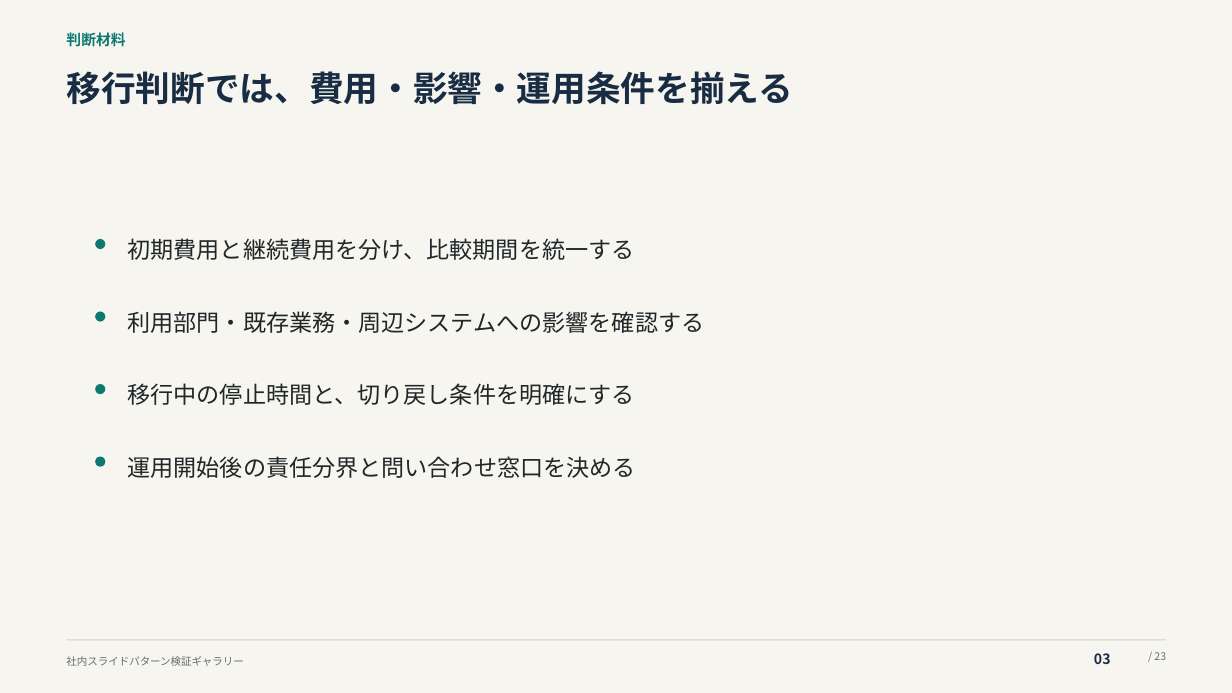
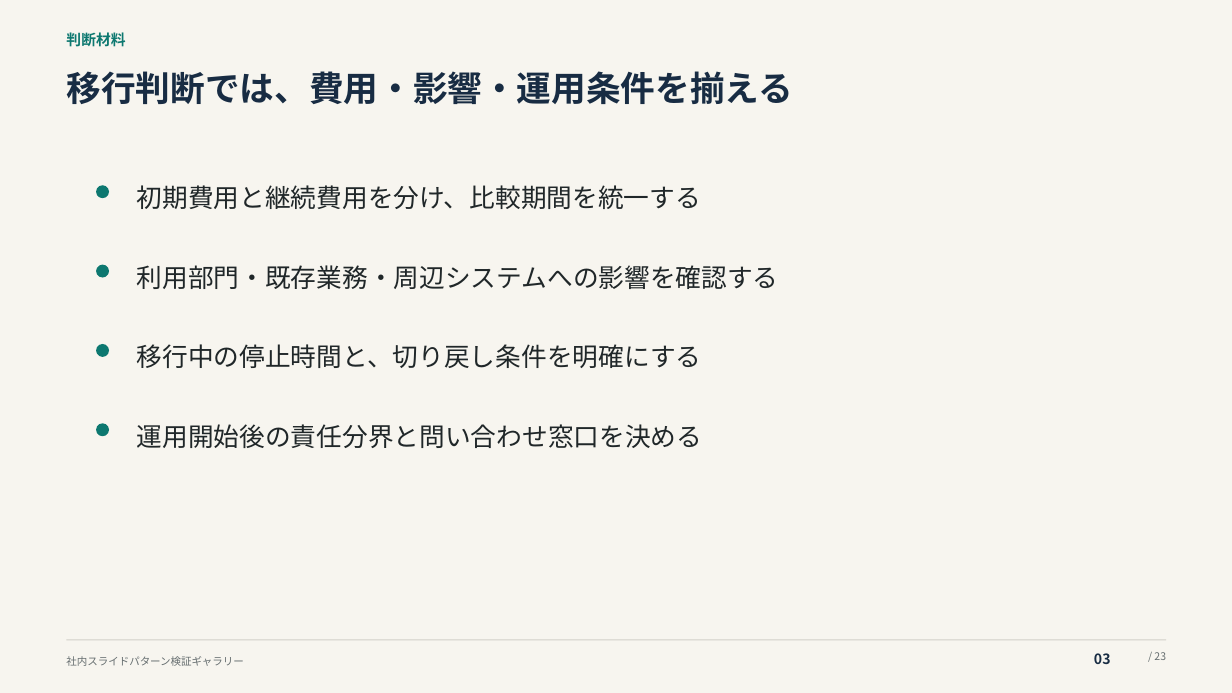
Before and after one commit to thinas1115/pptxdsl, a slide deck: slide 3 of examples/gallery/pattern_gallery.pptx. Drawn at 1232x693 pixels with LibreOffice and Linux fonts; fonts in the diff are those of the drawing. Boxes give left, top, right and bottom in pixels: in the first picture for what was removed or moved away, otherwise in the second. Text is boxed around its words. In the diff, an @@ line names an element or a change of style, - is before the commit and + after.

```diff
--- a/examples/gallery/pattern_gallery.pptx
+++ b/examples/gallery/pattern_gallery.pptx
@@ size 18 to 20 pt in 4 elements at (137, 424, 703, 448), (137, 344, 702, 368), (137, 265, 779, 289), (137, 185, 701, 209) @@
@@ text "初期費用と継続費用を分け、比較期間を統一する": place and size @@
-text "初期費用と継続費用を分け、比較期間を統一する" at (128, 238, 635, 260)
+text "初期費用と継続費用を分け、比較期間を統一する" at (137, 185, 701, 209)
@@ ellipse: place and size @@
-ellipse at (95, 239, 105, 250)
+ellipse at (96, 185, 109, 198)
@@ ellipse: place and size @@
-ellipse at (95, 311, 105, 322)
+ellipse at (96, 264, 109, 277)
@@ text "利用部門・既存業務・周辺システムへの影響を確認する": place and size @@
-text "利用部門・既存業務・周辺システムへの影響を確認する" at (128, 311, 705, 333)
+text "利用部門・既存業務・周辺システムへの影響を確認する" at (137, 265, 779, 289)
@@ ellipse: place and size @@
-ellipse at (95, 384, 105, 395)
+ellipse at (96, 344, 109, 357)
@@ text "移行中の停止時間と、切り戻し条件を明確にする": place and size @@
-text "移行中の停止時間と、切り戻し条件を明確にする" at (128, 383, 635, 405)
+text "移行中の停止時間と、切り戻し条件を明確にする" at (137, 344, 702, 368)
@@ text "運用開始後の責任分界と問い合わせ窓口を決める": place and size @@
-text "運用開始後の責任分界と問い合わせ窓口を決める" at (128, 456, 636, 478)
+text "運用開始後の責任分界と問い合わせ窓口を決める" at (137, 424, 703, 448)
@@ ellipse: place and size @@
-ellipse at (95, 457, 105, 467)
+ellipse at (96, 423, 109, 436)
```
Also in this commit, not shown: 2 other slides changed, 3 other files.
